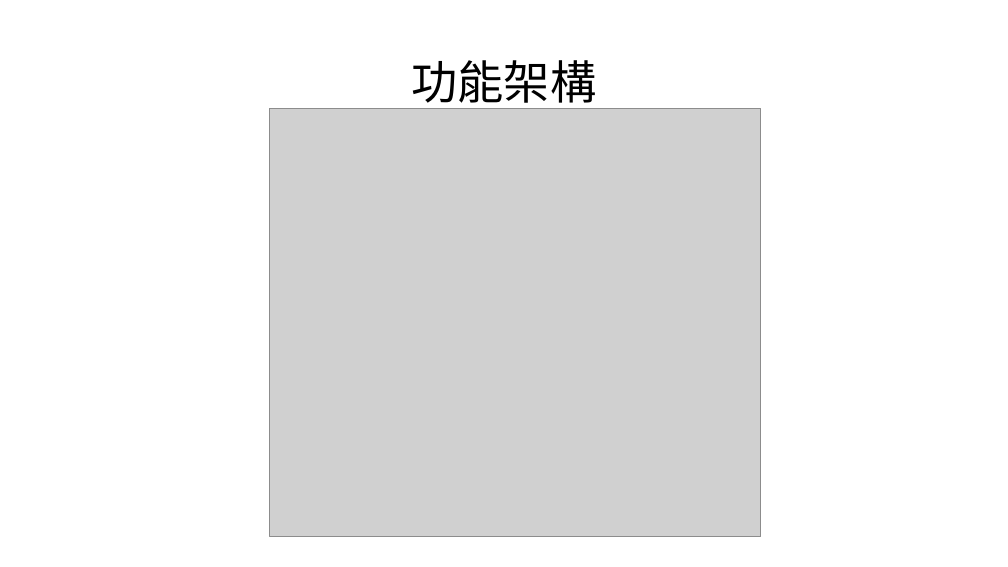
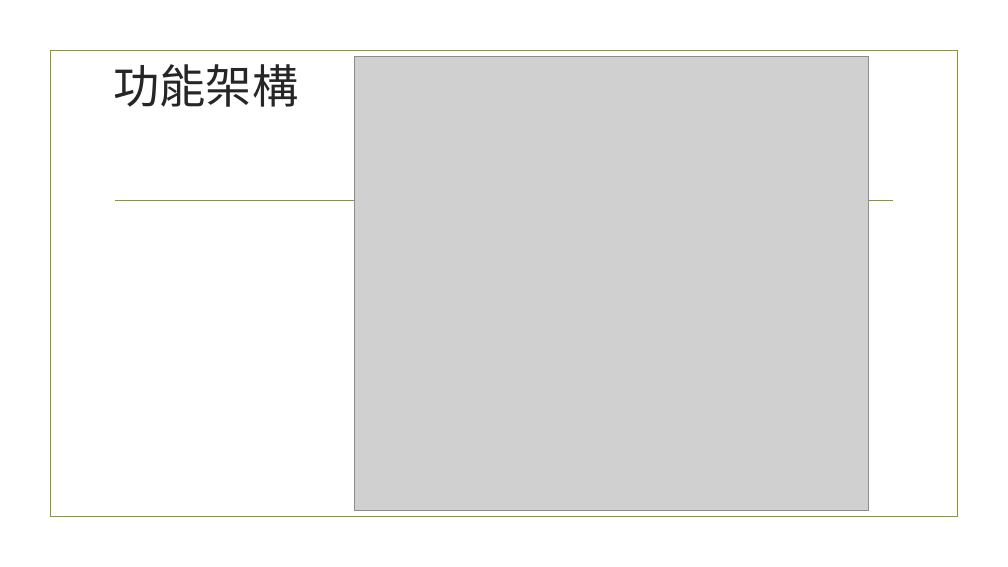
Before and after one commit to kewen0604/107_SE_Team2, a slide deck: slide 13 of 軟體工程期末專題報告.pptx. Drawn at 1008x567 pixels with LibreOffice and Linux fonts; fonts in the diff are those of the drawing; grey boxes stand for pictures; background and template pictures are left out. Boxes give left, top, right and bottom in pixels: in the first picture for what was removed or moved away, otherwise in the second. Text is boxed around its words. In the diff, an @@ line names an element or a change of style, - is before the commit and + after.

```diff
--- a/軟體工程期末專題報告.pptx
+++ b/軟體工程期末專題報告.pptx
@@ rectangle added at (x1=50, y1=51, x2=957, y2=517), outline #83992A 1.25 pt @@
@@ title "功能架構" at (x1=113, y1=64, x2=298, y2=107): font Calibri to Times New Roman, text colour #000000 to #262626; line spacing 0.9 to 1 @@
@@ picture resized from (x1=270, y1=108, x2=761, y2=537) to (x1=355, y1=56, x2=868, y2=511) @@
@@ line added from (116, 200) to (893, 200), #83992A 1.25 pt @@
```
Also in this commit, not shown: 16 other slides changed.
